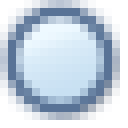
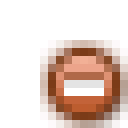
The second 128 x 128 image is a revision of the first. Changes to its layers:
hid group "15" (9 layers) over [left=16, top=16, right=104, bottom=104]
showed group "status 11" (18 layers) over [left=56, top=56, right=112, bottom=112]
added group "Occupied" (3rd of 4, in "status 11") with 2 layers in group "status 11" over [left=56, top=56, right=112, bottom=112]
added layer "Occupied 1" (2nd of 2, in "status 11" › "Occupied") in group "Occupied" over [left=64, top=72, right=104, bottom=96]
added layer "Occupied" (4th of 4, in "status 11" › "Occupied") in group "Occupied" over [left=56, top=56, right=112, bottom=112]
